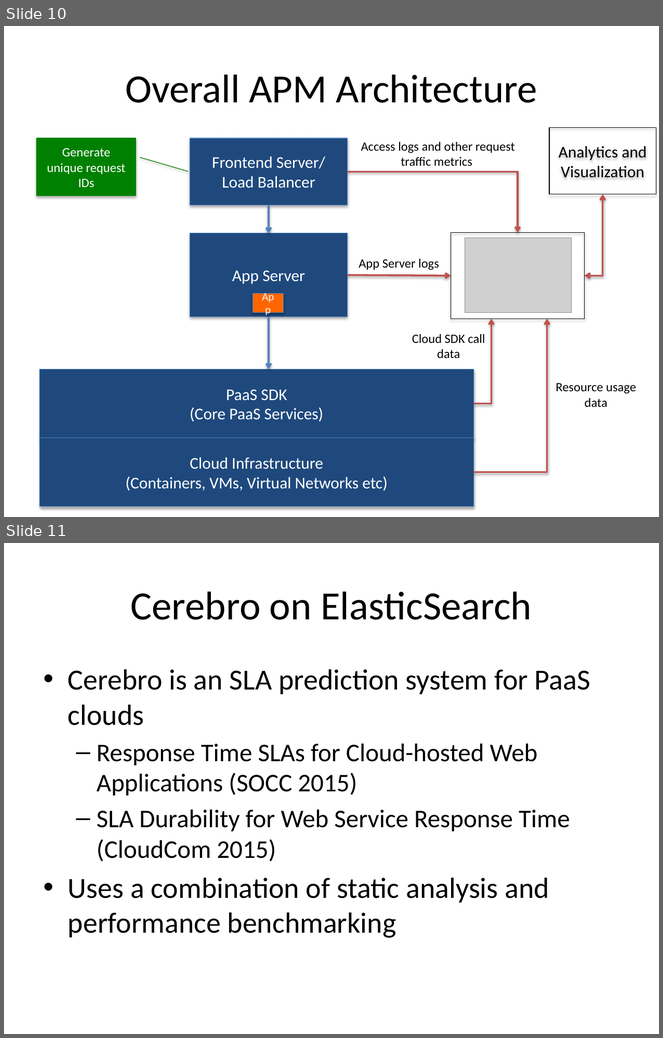
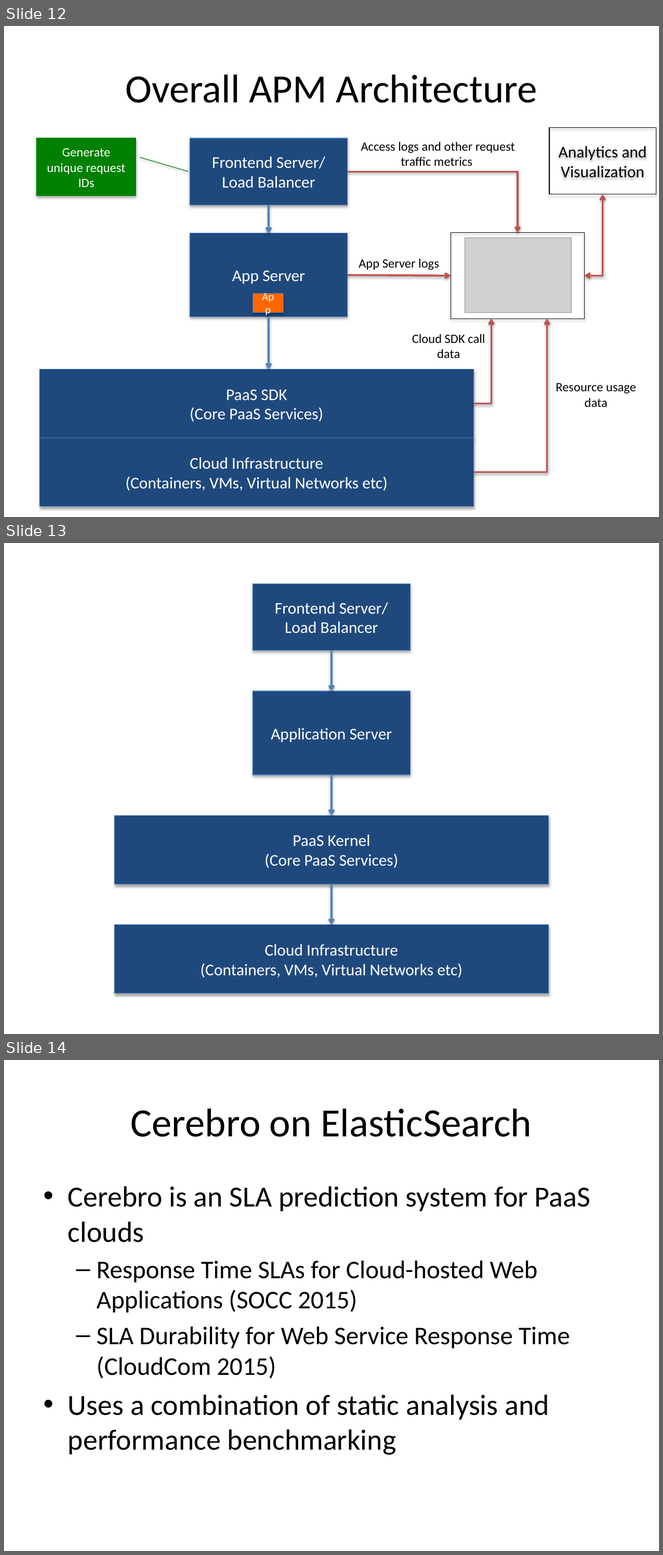
Before and after one commit to Dithn/eager-appscale, a slide deck: Eager/elk-experiment/Huawei_Presentation_1.pptx. Shown one above the other, each under a label of ours: slides 10 and 11 before the commit, slides 12, 13 and 14 after it. The pictures are 663x1038 and 663x1555 pixels, drawn with LibreOffice and Linux fonts; fonts in the diff are those of the drawing; grey boxes stand for pictures. Boxes give left, top, right and bottom in pixels: in the first picture for what was removed or moved away, otherwise in the second. Text is boxed around its words. In the diff, an @@ line names an element or a change of style, - is before the commit and + after.

```diff
--- a/Eager/elk-experiment/Huawei_Presentation_1.pptx
+++ b/Eager/elk-experiment/Huawei_Presentation_1.pptx
@@ slide 13 added at (x1=4, y1=543, x2=659, y2=1034), background #FFFFFF @@
@@ rectangle added at (x1=253, y1=584, x2=411, y2=651), fill #1F497D, outline #4B7EBC 0.75 pt, 18 pt, text #FFFFFF @@
+Frontend Server/
+Load Balancer
@@ arrow added from (332, 651) to (332, 691), #4F81BD 2 pt @@
@@ rectangle added at (x1=253, y1=691, x2=411, y2=775), fill #1F497D, outline #4B7EBC 0.75 pt, 18 pt, text #FFFFFF @@
+Application Server
@@ arrow added from (332, 775) to (332, 815), #4F81BD 2 pt @@
@@ rectangle added at (x1=114, y1=815, x2=548, y2=884), fill #1F497D, outline #4B7EBC 0.75 pt, 18 pt, text #FFFFFF @@
+PaaS Kernel
+(Core PaaS Services)
@@ arrow added from (332, 884) to (332, 925), #4F81BD 2 pt @@
@@ rectangle added at (x1=114, y1=925, x2=548, y2=994), fill #1F497D, outline #4B7EBC 0.75 pt, 18 pt, text #FFFFFF @@
+Cloud Infrastructure
+(Containers, VMs, Virtual Networks etc)
@@ what was slide 10 is now slide 12 @@
@@ what was slide 11 is now slide 14 @@
```
Also in this commit, not shown: 2 other slides added, 3 other files.
